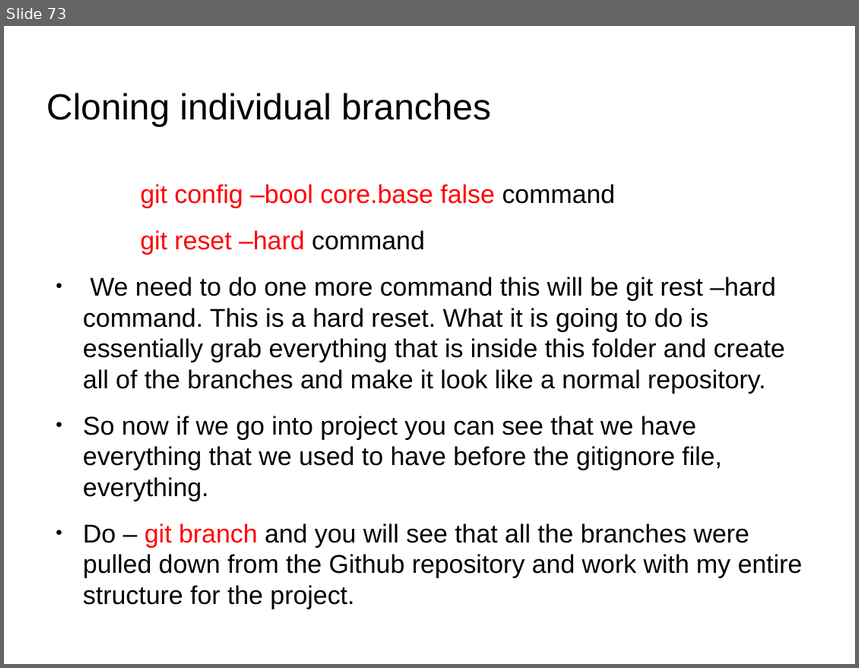
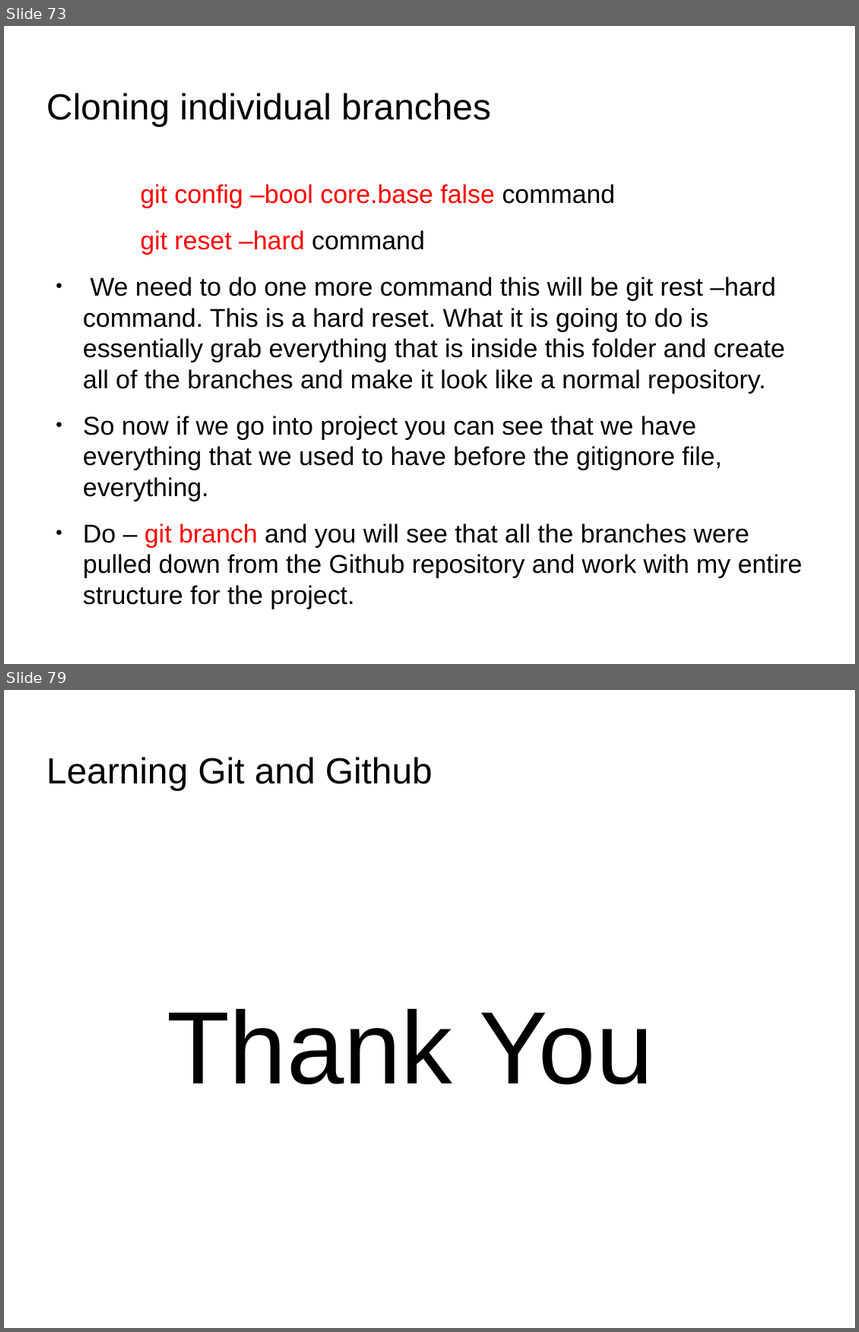
Before and after one commit to anumsh/Learning-Git-and-Github, a slide deck: git_and_GitHub.odp. Shown one above the other, each under a label of ours: slide 73 before the commit, slides 73 and 79 after it; the slides between them are not shown. The pictures are 859x668 and 859x1332 pixels, drawn with LibreOffice and Linux fonts; fonts in the diff are those of the drawing; background and template pictures are left out. Boxes give left, top, right and bottom in pixels: in the first picture for what was removed or moved away, otherwise in the second. Text is boxed around its words. In the diff, an @@ line names an element or a change of style, - is before the commit and + after.

Commit message:
feat: Using github branch as a template

```diff
--- a/git_and_GitHub.odp
+++ b/git_and_GitHub.odp
@@ slide 79 added at box(4, 690, 855, 1328), background picture (left out) @@
@@ title added at box(47, 757, 433, 790), 33.9 pt, text #000000 @@
+Learning Git and Github
@@ text added at box(167, 1008, 654, 1085), 96 pt, text #000000 @@
+Thank You
```
Also in this commit, not shown: 2 slides changed, 5 other slides added.
